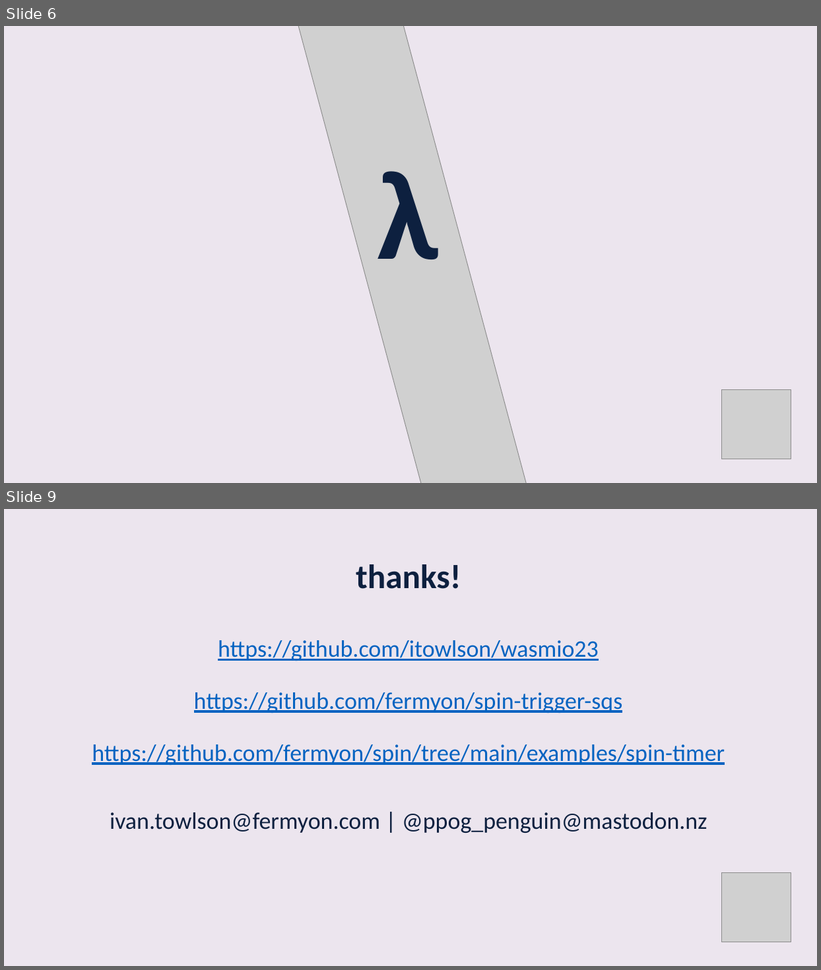
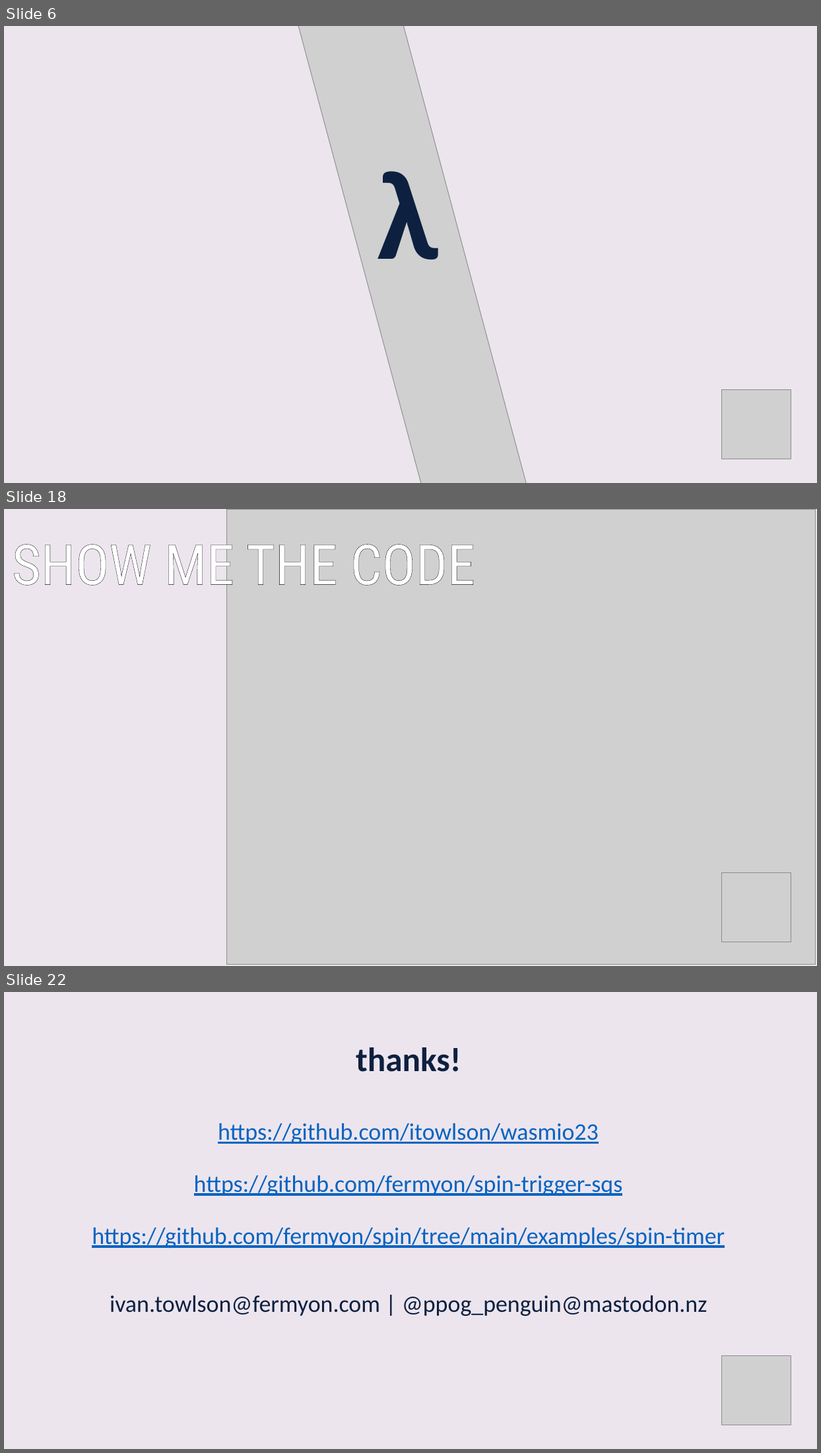
Before and after one commit to itowlson/wasmio23, a slide deck: slides/beyond-http-microservices.pptx. Shown one above the other, each under a label of ours: slides 6 and 9 before the commit, slides 6, 18 and 22 after it; the slides between them are not shown. The pictures are 821x970 and 821x1453 pixels, drawn with LibreOffice and Linux fonts; fonts in the diff are those of the drawing; grey boxes stand for pictures. Boxes give left, top, right and bottom in pixels: in the first picture for what was removed or moved away, otherwise in the second. Text is boxed around its words. In the diff, an @@ line names an element or a change of style, - is before the commit and + after.

```diff
--- a/slides/beyond-http-microservices.pptx
+++ b/slides/beyond-http-microservices.pptx
@@ slide 18 added at <box>4,509,817,966</box>, background #ECE5EE @@
@@ picture added at <box>226,510,815,965</box> @@
@@ text added at <box>12,533,475,598</box>, 66 pt, text #FFFFFF @@
+SHOW ME THE CODE
@@ picture added at <box>722,873,791,943</box> @@
@@ what was slide 9 is now slide 22 @@
```
Also in this commit, not shown: 14 other slides added, 2 slides removed.
